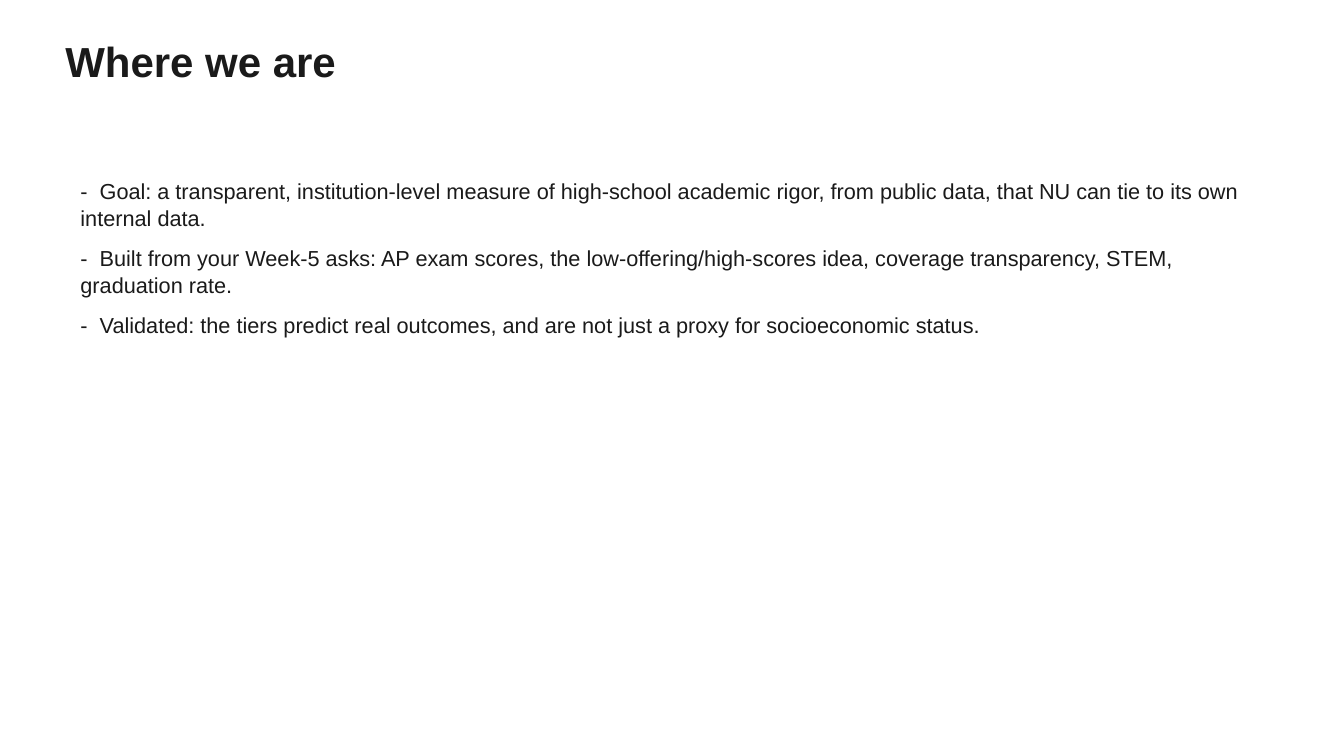
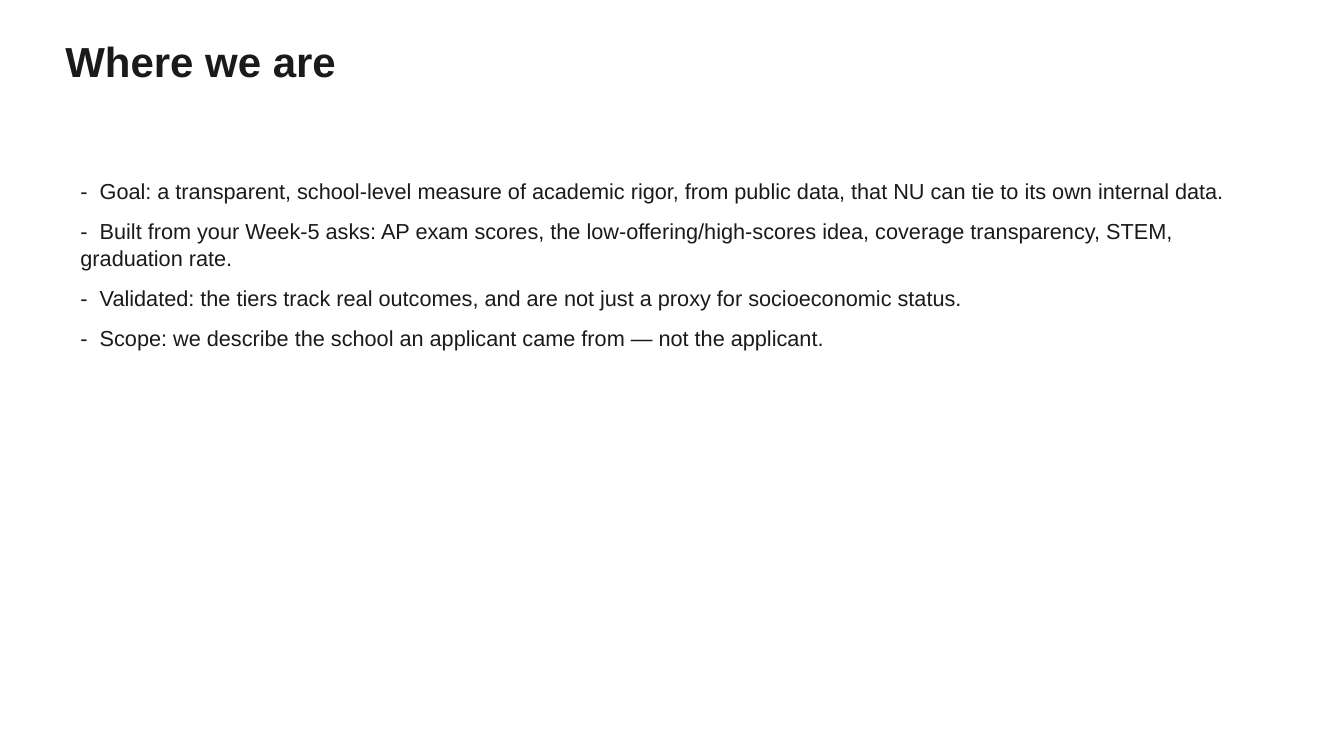
Before and after one commit to mchalekson/498-capstone, a slide deck: slide 2 of docs/Bob_Week6_Update.pptx. Drawn at 1344x756 pixels with LibreOffice and Linux fonts; fonts in the diff are those of the drawing. Boxes give left, top, right and bottom in pixels: in the first picture for what was removed or moved away, otherwise in the second. Text is boxed around its words. In the diff, an @@ line names an element or a change of style, - is before the commit and + after.

```diff
--- a/docs/Bob_Week6_Update.pptx
+++ b/docs/Bob_Week6_Update.pptx
@@ text at [100,183,1223,204]: text changed @@
-- Goal: a transparent, institution-level measure of high-school academic rigor, from public data, that NU can tie to its own internal data.
+- Goal: a transparent, school-level measure of academic rigor, from public data, that NU can tie to its own internal data.
@@ text at [100,290,962,351]: text changed @@
-- Validated: the tiers predict real outcomes, and are not just a proxy for socioeconomic status.
+- Validated: the tiers track real outcomes, and are not just a proxy for socioeconomic status.
+- Scope: we describe the school an applicant came from — not the applicant.
```
Also in this commit, not shown: 5 other slides changed, 2 slides added, 7 other files.
